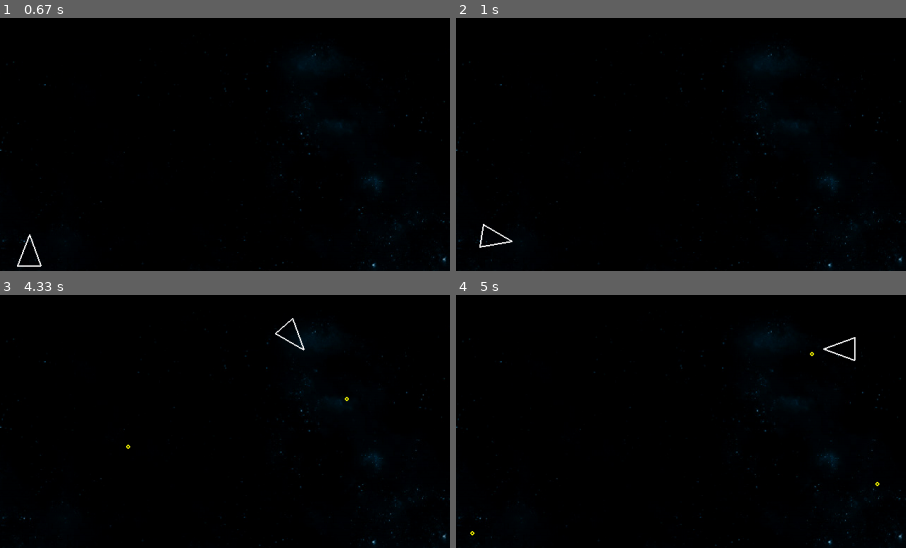
Above: before the commit, frames 1-4 (two rows, left to right).
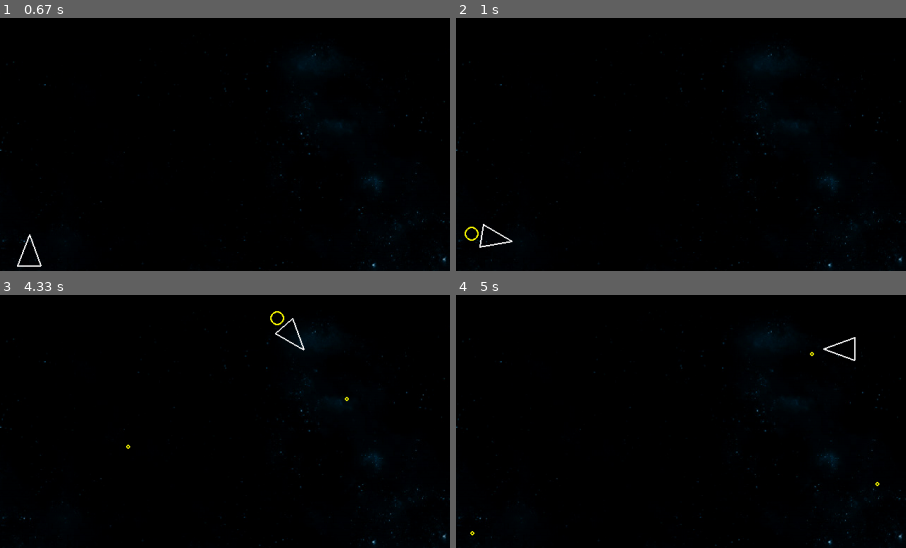
Above: after the commit, the same moments.

Repository: paulhunter/pygame-asteroids
Game: pygame game, started from main.py
Same seed, same stepped clock (60 frames per second), same inputs: the game is played once before the commit and once after it.
Inputs (mouse positions are % of the whole screen's width and height, from its top left):
- Up to frame 1 (0.67 s): click "Start" at 0.38 s
- Up to frame 2 (1 s): hold W from 0.67 s (still down); hold Right from 0.67 s (still down)
- Up to frame 3 (4.33 s): release W at 1.13 s; release Right at 1.13 s; click (14, 30) at 1.22 s; hold Right 1.5-1.97 s; tap Space at 1.57, 1.87, 2.07, 2.4, 2.7, 2.9, 3.2, 3.47, 3.8, 4.1, 4.23 s; hold Up 2-2.3 s; hold Right 2.33-2.8 s; hold Left 2.83-3.37 s; hold Down 3.4-3.7 s; hold Left 3.73-4.13 s; hold Up from 4.17 s (still down)
- Up to frame 4 (5 s): release Up at 4.53 s; hold Right from 4.57 s (still down); tap Space at 4.63, 4.93 s
The pictures show only the part of the screen within x 47-97%, y 4-54%; the shares and areas given below are measured in that part.

Frame 1 is identical in both runs. In frame 2, less than 0.1% of the frame differs, in the area x 1-6%, y 82-89%; in frame 3, less than 0.1%; in frame 4, nothing differs.

Commit message:
Player ship draws crude thruster when accelerating

Diff:
--- a/player.py
+++ b/player.py
@@ -30,6 +30,7 @@
         self.score = 0
         super().__init__(x, y, PLAYER_RADIUS)
 
+        self.thrusting = False # Is ship firing the main thruster?
         self.shot_interval_modifier = 1.0
         self.shield_level = 0
         self.hit_points = 1
@@ -107,6 +108,14 @@
             pygame.draw.circle(screen, "blue", self.position, self.radius + 5, 2)
         if self.shield_level > 2:
             pygame.draw.circle(screen, "blue", self.position, self.radius + 8, 2)
+
+
+        if self.thrusting:
+            a,b,c = self.triangle()
+            m = b.lerp(c, 0.5)
+            m += (m - a.lerp(m, 0.7))
+            pygame.draw.circle(screen, "yellow", m, 10, 2)
+
         # Circlular Boundary
         # pygame.draw.circle(screen, "blue", self.position, self.radius, 2)
 
@@ -120,6 +129,7 @@
             return
 
         # MOVEMENT CONTROLS + MOVEMENT
+        self.thrusting = False
         if keys[pygame.K_a] or keys[pygame.K_LEFT]:
             self.rotate(-dt)
 
@@ -127,6 +137,7 @@
             self.rotate(dt)
 
         if keys[pygame.K_w] or keys[pygame.K_UP]:
+            self.thrusting = True
             self.accel(dt)
 
         if keys[pygame.K_s] or keys[pygame.K_DOWN]:
